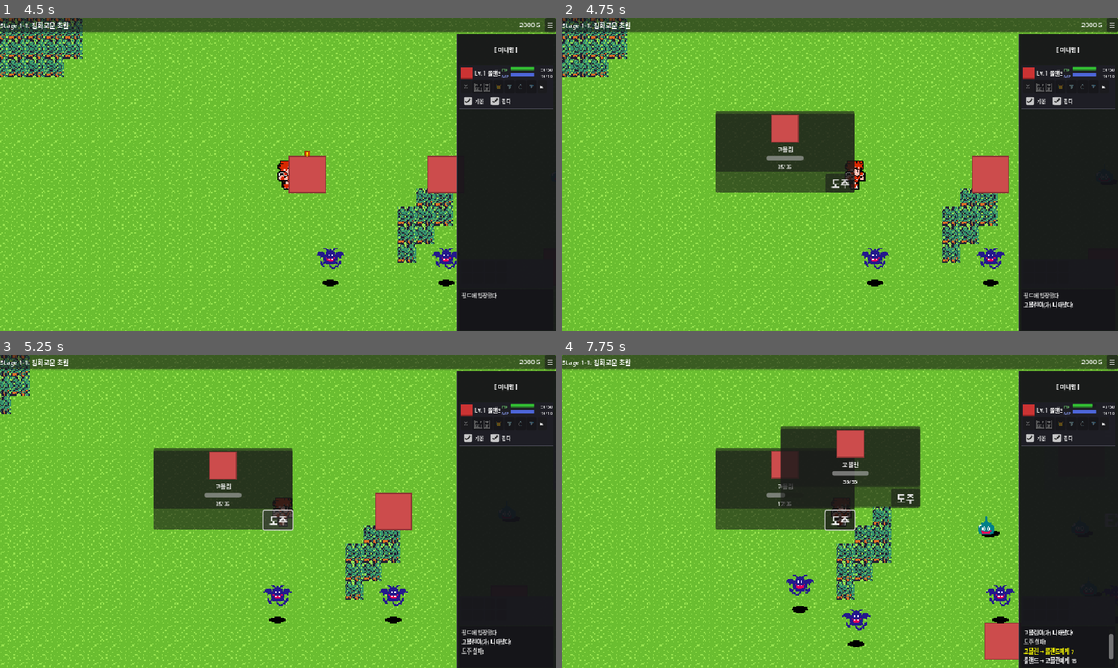
Above: before the commit, frames 1-4 (two rows, left to right).
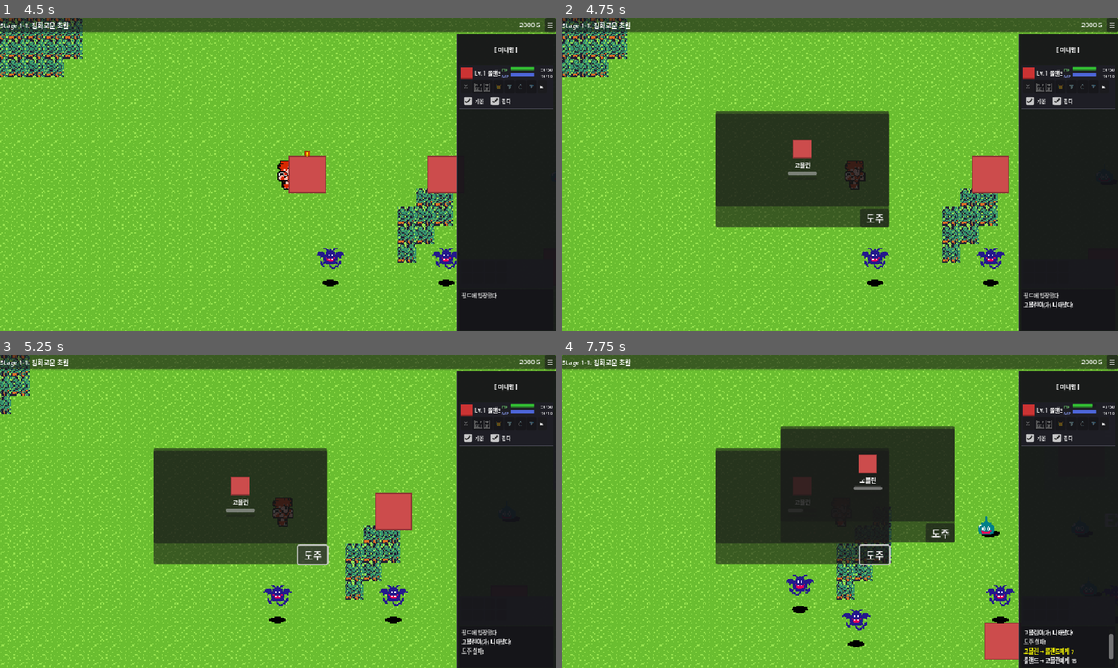
Above: after the commit, the same moments.

Repository: limmmmmmn/Appears-Appears
Game: Godot game, scene res://scenes/main/Main.tscn
Same seed, same stepped clock (60 frames per second), same inputs: the game is played once before the commit and once after it.
Inputs (mouse positions are in pixels of both pictures, inside the frame that each line leads up to):
- Up to frame 1 (4.5 s): click "새 게임" at 0.5 s; click "☰" at 1.25 s; click "게임 계속" at 2 s; click "게임 계속" at 2.75 s; click "타이틀로" at 3.5 s; tap Enter at 4.25 s; move the mouse to (400, 158) at 4.27 s; hold Right (ui_right) from 4.28 s (still down); click (400, 158) at 4.42 s
- Up to frame 2 (4.75 s): keep holding Right (ui_right)
- Up to frame 3 (5.25 s): release Right (ui_right) at 5 s; click "도주" at 5 s
- Up to frame 4 (7.75 s): drag from (728, 527) to (951, 605) at 5.77 s; move the mouse to (895, 442) at 6.52 s; hold Right (ui_right) 6.53-7.25 s; drag from (812, 574) to (1101, 452) at 7.27 s

Frame 1 is identical in both runs. In frame 2, 7.2% of the frame differs, in the area x 27-59%, y 29-67%; in frame 3, 7.3%; in frame 4, 10%, in the area x 27-71%, y 22-68%.

Commit message:
remake: battle window scene

Diff:
--- a/scenes/battle/BattleEnemy.tscn
+++ b/scenes/battle/BattleEnemy.tscn
@@ -3,5 +3,29 @@
 [ext_resource type="Script" uid="uid://buyis0no4ixyb" path="res://scripts/battle/BattleEnemy.gd" id="1_enemy"]
 
 [node name="BattleEnemy" type="VBoxContainer"]
-custom_minimum_size = Vector2(64, 100)
+alignment = 1
 script = ExtResource("1_enemy")
+
+[node name="Sprite" type="TextureRect" parent="."]
+layout_mode = 2
+size_flags_horizontal = 4
+stretch_mode = 2
+
+[node name="NameLabel" type="Label" parent="."]
+layout_mode = 2
+theme_override_font_sizes/font_size = 10
+text = "Enemy"
+horizontal_alignment = 1
+
+[node name="HPBar" type="ProgressBar" parent="."]
+custom_minimum_size = Vector2(50, 6)
+layout_mode = 2
+size_flags_horizontal = 4
+value = 100.0
+show_percentage = false
+
+[node name="ATBBar" type="ProgressBar" parent="."]
+custom_minimum_size = Vector2(50, 4)
+layout_mode = 2
+size_flags_horizontal = 4
+show_percentage = false
--- a/scenes/battle/BattleWindow.tscn
+++ b/scenes/battle/BattleWindow.tscn
@@ -3,5 +3,37 @@
 [ext_resource type="Script" uid="uid://bm5a1dk1qc713" path="res://scripts/battle/BattleWindow.gd" id="1_battle"]
 
 [node name="BattleWindow" type="PanelContainer"]
-custom_minimum_size = Vector2(280, 200)
+custom_minimum_size = Vector2(300, 200)
 script = ExtResource("1_battle")
+
+[node name="MainVBox" type="VBoxContainer" parent="."]
+layout_mode = 2
+theme_override_constants/separation = 4
+
+[node name="TopBar" type="HBoxContainer" parent="MainVBox"]
+layout_mode = 2
+alignment = 2
+
+[node name="CloseButton" type="Button" parent="MainVBox/TopBar"]
+visible = false
+custom_minimum_size = Vector2(24, 24)
+layout_mode = 2
+text = "×"
+
+[node name="BattleArea" type="PanelContainer" parent="MainVBox"]
+layout_mode = 2
+size_flags_vertical = 3
+
+[node name="EnemyContainer" type="HBoxContainer" parent="MainVBox/BattleArea"]
+layout_mode = 2
+theme_override_constants/separation = 12
+alignment = 1
+
+[node name="BottomBar" type="HBoxContainer" parent="MainVBox"]
+layout_mode = 2
+alignment = 2
+
+[node name="RunButton" type="Button" parent="MainVBox/BottomBar"]
+custom_minimum_size = Vector2(50, 24)
+layout_mode = 2
+text = "도주"
--- a/scripts/autoload/BattleManager.gd
+++ b/scripts/autoload/BattleManager.gd
@@ -2,6 +2,8 @@
 ## BattleManager: 동시다발 전투 관리
 ## - 여러 전투창을 동시에 관리
 ## - 전투창 위치 배정 (HUD/리더 영역 제외)
+
+const BATTLE_WINDOW_SCENE = preload("res://scenes/battle/BattleWindow.tscn")
 
 signal battle_started(battle_id: int)
 signal battle_ended(battle_id: int, victory: bool)
@@ -39,8 +41,8 @@
 	if is_boss:
 		force_end_all_non_boss()
 
-	# BattleWindow 생성
-	var window := BattleWindow.new()
+	# BattleWindow 씬 인스턴스 생성
+	var window: BattleWindow = BATTLE_WINDOW_SCENE.instantiate()
 
 	# 컨테이너 설정
 	if battle_container == null:
--- a/scripts/battle/BattleEnemy.gd
+++ b/scripts/battle/BattleEnemy.gd
@@ -1,6 +1,7 @@
 extends VBoxContainer
 class_name BattleEnemy
 ## BattleEnemy: 전투창 내 적 표시 및 상태 관리
+## 씬 구조: Sprite, NameLabel, HPBar, ATBBar (인스펙터에서 visible 토글)
 
 signal defeated(enemy: BattleEnemy)
 
@@ -23,66 +24,19 @@
 var gold_max: int = 0
 var drop_table: Array = []
 
-# UI
-var sprite: TextureRect
-var name_label: Label
-var hp_bar: ProgressBar
-var hp_label: Label
+# UI 노드 참조 (씬에서 가져옴)
+@onready var sprite: TextureRect = $Sprite
+@onready var name_label: Label = $NameLabel
+@onready var hp_bar: ProgressBar = $HPBar
+@onready var atb_bar: ProgressBar = $ATBBar
 
 # 이펙트
 var original_modulate: Color = Color.WHITE
 
 
-var _ui_built: bool = false
-
-
-func _ready() -> void:
-	if not _ui_built:
-		_build_ui()
-
-
-func _build_ui() -> void:
-	if _ui_built:
-		return
-	_ui_built = true
-	# 세로 정렬
-	alignment = BoxContainer.ALIGNMENT_CENTER
-	custom_minimum_size = Vector2(64, 100)
-
-	# 스프라이트
-	sprite = TextureRect.new()
-	sprite.custom_minimum_size = Vector2(48, 48)
-	sprite.stretch_mode = TextureRect.STRETCH_KEEP_ASPECT_CENTERED
-	sprite.expand_mode = TextureRect.EXPAND_FIT_WIDTH
-	add_child(sprite)
-
-	# 이름
-	name_label = Label.new()
-	name_label.horizontal_alignment = HORIZONTAL_ALIGNMENT_CENTER
-	name_label.add_theme_font_size_override("font_size", 10)
-	add_child(name_label)
-
-	# HP 바
-	hp_bar = ProgressBar.new()
-	hp_bar.custom_minimum_size = Vector2(50, 8)
-	hp_bar.show_percentage = false
-	hp_bar.value = 100
-	add_child(hp_bar)
-
-	# HP 수치
-	hp_label = Label.new()
-	hp_label.horizontal_alignment = HORIZONTAL_ALIGNMENT_CENTER
-	hp_label.add_theme_font_size_override("font_size", 9)
-	add_child(hp_label)
-
-
 var is_elite_version: bool = false  # 엘리트 버전 여부
 
 func setup(p_enemy_id: String, p_is_elite: bool = false) -> void:
-	# UI가 아직 생성되지 않았으면 먼저 생성
-	if not _ui_built:
-		_build_ui()
-
 	enemy_id = p_enemy_id
 	is_elite_version = p_is_elite
 
@@ -124,24 +78,29 @@
 	drop_table = data.get("drop_table", [])
 
 	# UI 업데이트
-	name_label.text = enemy_name
+	if name_label:
+		name_label.text = enemy_name
 	_update_hp_display()
 
 	# 스프라이트 로드
-	if SpriteManager:
+	if SpriteManager and sprite:
 		var tex: Texture2D = SpriteManager.get_enemy_sprite(enemy_id)
 		if tex:
 			sprite.texture = tex
 
 	# 엘리트 버전 시각적 표시
 	if is_elite_version:
-		name_label.add_theme_color_override("font_color", Color.PURPLE)
-		sprite.scale = Vector2(1.3, 1.3)  # 크기 증가
+		if name_label:
+			name_label.add_theme_color_override("font_color", Color.PURPLE)
+		if sprite:
+			sprite.scale = Vector2(1.3, 1.3)  # 크기 증가
 		modulate = Color(1.2, 0.9, 1.3)  # 보라빛 틴트
 	elif enemy_type == "boss":
-		name_label.add_theme_color_override("font_color", Color.ORANGE)
+		if name_label:
+			name_label.add_theme_color_override("font_color", Color.ORANGE)
 	elif enemy_type == "elite":
-		name_label.add_theme_color_override("font_color", Color.PURPLE)
+		if name_label:
+			name_label.add_theme_color_override("font_color", Color.PURPLE)
 
 
 #region 스탯 계산
@@ -192,10 +151,9 @@
 
 
 func _update_hp_display() -> void:
-	if hp_bar:
+	# HP바가 visible일 때만 업데이트
+	if hp_bar and hp_bar.visible:
 		hp_bar.value = (float(current_hp) / float(max_hp)) * 100.0
-	if hp_label:
-		hp_label.text = "%d/%d" % [current_hp, max_hp]
 #endregion
 
 
@@ -259,7 +217,7 @@
 	if _hit_tween and _hit_tween.is_valid():
 		_hit_tween.kill()
 
-	var original_pos: Vector2 = sprite.position
+	var original_pos: Vector2 = position
 	_hit_tween = create_tween()
 
 	if is_crit:
@@ -272,12 +230,12 @@
 		_hit_tween.chain().tween_property(sprite, "modulate", Color(3, 0.5, 0.5), 0.03)
 		_hit_tween.chain().tween_property(sprite, "modulate", Color.WHITE, 0.05)
 
-		# 강한 흔들림
+		# 강한 흔들림 (전체 노드)
 		var shake_tween := create_tween()
 		for i in range(4):
 			var offset := Vector2(randf_range(-6, 6), randf_range(-4, 4))
-			shake_tween.tween_property(sprite, "position", original_pos + offset, 0.03)
-		shake_tween.tween_property(sprite, "position", original_pos, 0.04)
+			shake_tween.tween_property(self, "position", original_pos + offset, 0.03)
+		shake_tween.tween_property(self, "position", original_pos, 0.04)
 	else:
 		# 일반: 깜빡임 + 약한 흔들림
 		_hit_tween.set_parallel(true)
@@ -286,32 +244,28 @@
 		_hit_tween.tween_property(sprite, "modulate", Color(2.5, 2.5, 2.5), 0.04)
 		_hit_tween.chain().tween_property(sprite, "modulate", Color.WHITE, 0.06)
 
-		# 약한 흔들림
+		# 약한 흔들림 (전체 노드)
 		var shake_tween := create_tween()
 		for i in range(2):
 			var offset := Vector2(randf_range(-3, 3), randf_range(-2, 2))
-			shake_tween.tween_property(sprite, "position", original_pos + offset, 0.03)
-		shake_tween.tween_property(sprite, "position", original_pos, 0.04)
+			shake_tween.tween_property(self, "position", original_pos + offset, 0.03)
+		shake_tween.tween_property(self, "position", original_pos, 0.04)
 
 
 func play_attack_effect() -> void:
-	## 공격 이펙트 - 스프라이트만 앞으로
-	if not sprite:
-		return
-
-	var tween := create_tween()
-	tween.tween_property(sprite, "position:y", 15, 0.08)
-	tween.tween_property(sprite, "position:y", 0, 0.1)
+	## 공격 이펙트 - 전체 노드를 앞으로 (아래로)
+	var original_pos := position
+	var tween := create_tween()
+	tween.tween_property(self, "position:y", position.y + 10, 0.08)
+	tween.tween_property(self, "position:y", original_pos.y, 0.1)
 
 
 func play_evade_effect() -> void:
-	## 회피 이펙트 - 스프라이트만 옆으로
-	if not sprite:
-		return
-
-	var tween := create_tween()
-	tween.tween_property(sprite, "position:x", 15, 0.08)
-	tween.tween_property(sprite, "position:x", 0, 0.12)
+	## 회피 이펙트 - 전체 노드를 옆으로
+	var original_pos := position
+	var tween := create_tween()
+	tween.tween_property(self, "position:x", position.x + 12, 0.08)
+	tween.tween_property(self, "position:x", original_pos.x, 0.12)
 
 
 func play_death_effect() -> void:
--- a/scripts/battle/BattleWindow.gd
+++ b/scripts/battle/BattleWindow.gd
@@ -29,79 +29,29 @@
 var total_gold: int = 0
 var drop_items: Array = []
 
-# === UI 참조 ===
-var enemy_container: HBoxContainer
-var run_button: Button
-var close_button: Button
+# === UI 참조 (씬에서 가져옴) ===
+@onready var enemy_container: HBoxContainer = $MainVBox/BattleArea/EnemyContainer
+@onready var run_button: Button = $MainVBox/BottomBar/RunButton
+@onready var close_button: Button = $MainVBox/TopBar/CloseButton
 
 # === 설정 ===
 const BASE_ESCAPE_RATE: float = 40.0
 const ACTION_DELAY: float = 1.0  # 0.35 → 0.5 (모션 보이게)
 
-var _ui_built: bool = false
-
 
 func _ready() -> void:
-	if not _ui_built:
-		_build_ui()
 	visible = false
-
-
-#region UI 구성
-func _build_ui() -> void:
-	if _ui_built:
-		return
-	_ui_built = true
-
-	custom_minimum_size = Vector2(240, 140)
-
-	var main_vbox := VBoxContainer.new()
-	main_vbox.set_anchors_preset(Control.PRESET_FULL_RECT)
-	main_vbox.add_theme_constant_override("separation", 4)
-	add_child(main_vbox)
-
-	# 상단: 닫기 버튼만
-	var top_bar := HBoxContainer.new()
-	top_bar.alignment = BoxContainer.ALIGNMENT_END
-	main_vbox.add_child(top_bar)
-
-	close_button = Button.new()
-	close_button.text = "×"
-	close_button.custom_minimum_size = Vector2(24, 24)
-	close_button.visible = false
-	close_button.pressed.connect(_on_close_pressed)
-	top_bar.add_child(close_button)
-
-	# 전투 영역 (적 표시)
-	var battle_area := PanelContainer.new()
-	battle_area.size_flags_vertical = Control.SIZE_EXPAND_FILL
-	main_vbox.add_child(battle_area)
-
-	enemy_container = HBoxContainer.new()
-	enemy_container.alignment = BoxContainer.ALIGNMENT_CENTER
-	enemy_container.add_theme_constant_override("separation", 12)
-	battle_area.add_child(enemy_container)
-
-	# 하단: 도주 버튼
-	var bottom_bar := HBoxContainer.new()
-	bottom_bar.alignment = BoxContainer.ALIGNMENT_END
-	main_vbox.add_child(bottom_bar)
-
-	run_button = Button.new()
-	run_button.text = "도주"
-	run_button.custom_minimum_size = Vector2(50, 24)
-	run_button.pressed.connect(_on_run_pressed)
-	bottom_bar.add_child(run_button)
-#endregion
+	# 버튼 시그널 연결
+	if run_button:
+		run_button.pressed.connect(_on_run_pressed)
+	if close_button:
+		close_button.pressed.connect(_on_close_pressed)
 
 
 #region 전투 초기화
 var is_elite_battle: bool = false
 
 func setup(p_battle_id: int, enemy_ids: Array, p_is_elite: bool = false) -> void:
-	if not _ui_built:
-		_build_ui()
-
 	battle_id = p_battle_id
 	enemy_data_list = enemy_ids.duplicate()
 	is_elite_battle = p_is_elite
@@ -135,6 +85,8 @@
 	return false
 
 
+const BATTLE_ENEMY_SCENE = preload("res://scenes/battle/BattleEnemy.tscn")
+
 func _spawn_enemies(enemy_ids: Array) -> void:
 	for child in enemy_container.get_children():
 		child.queue_free()
@@ -143,7 +95,8 @@
 	var spawned_elite: bool = false
 
 	for enemy_id in enemy_ids:
-		var battle_enemy := BattleEnemy.new()
+		var battle_enemy: BattleEnemy = BATTLE_ENEMY_SCENE.instantiate()
+		enemy_container.add_child(battle_enemy)
 
 		# 엘리트 전투에서 첫 번째 적은 엘리트 버전으로
 		if is_elite_battle and not spawned_elite:
@@ -152,7 +105,6 @@
 		else:
 			battle_enemy.setup(str(enemy_id), false)
 
-		enemy_container.add_child(battle_enemy)
 		enemies.append(battle_enemy)
 
 
Not shown, changed: .DS_Store
Not shown, changed: scenes/.DS_Store
Not shown, changed: scripts/.DS_Store
Not shown, changed: scripts/ui/.DS_Store
